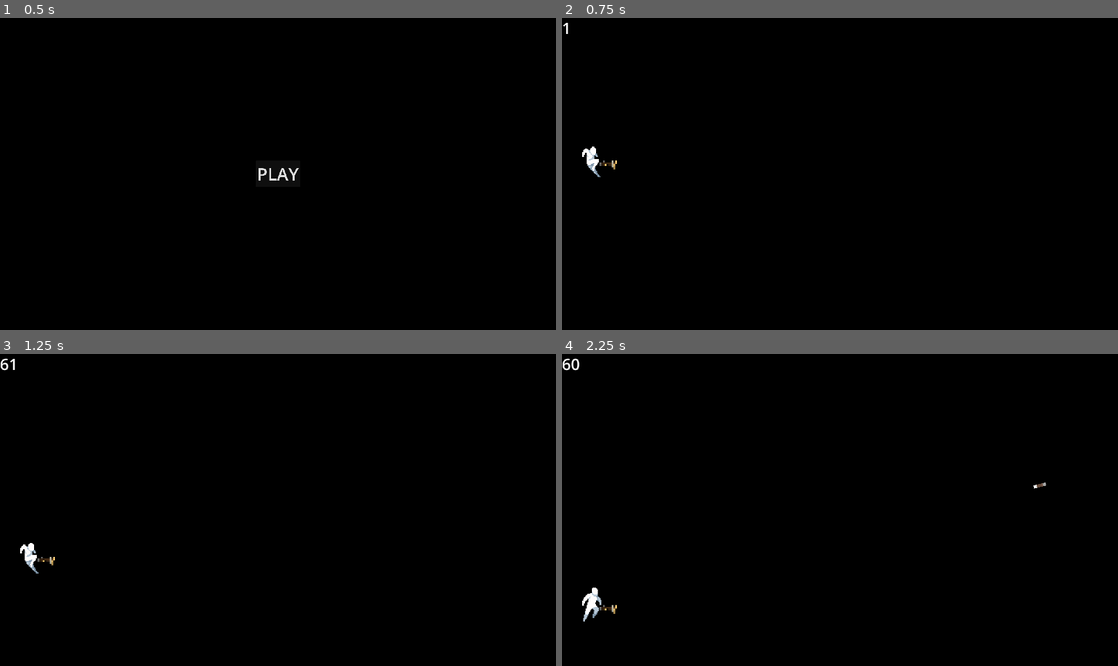
Above: before the commit, frames 1-4 (two rows, left to right).
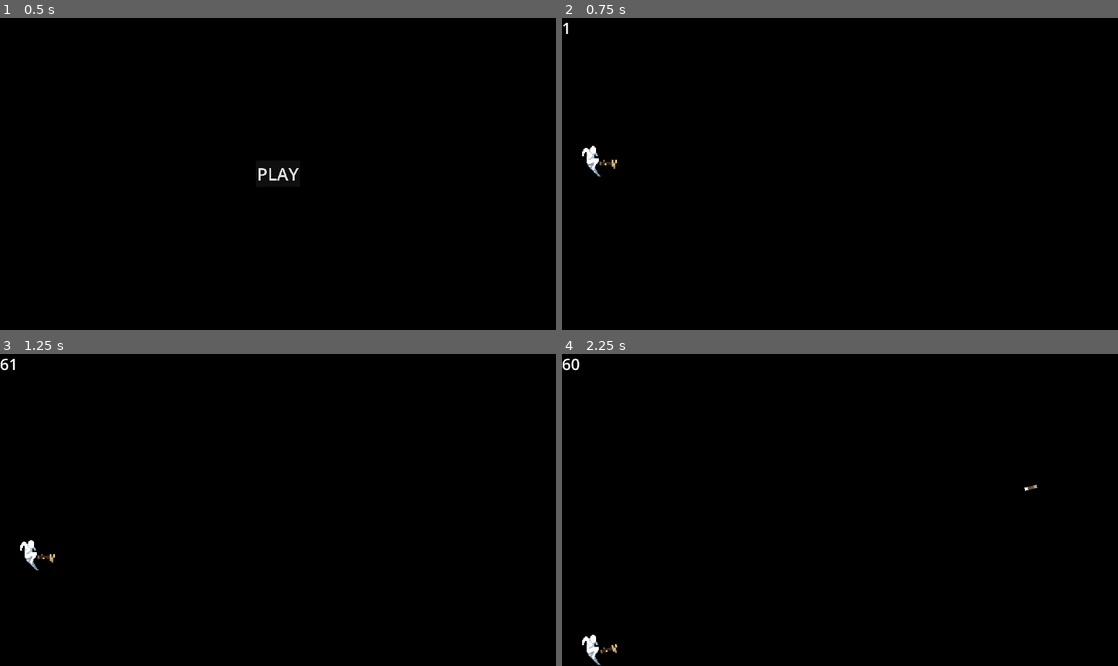
Above: after the commit, the same moments.

Repository: 0-Vanes-0/runner
Game: Godot game, scene res://src/scenes/main_menu.tscn
The game is run twice, just before and just after one commit, with the same random seed, the same clock (stepped at 60 frames per second) and the same inputs.
Inputs (mouse positions are in pixels of both pictures, inside the frame that each line leads up to):
- Up to frame 1 (0.5 s): no input
- Up to frame 2 (0.75 s): click "PLAY" at 0.5 s
- Up to frame 3 (1.25 s): no input
- Up to frame 4 (2.25 s): tap Enter at 1.25 s; move the mouse to (962, 494) at 1.27 s; hold W (jump_up) 1.28-2 s; tap D (dodge) at 1.35 s; click (962, 494) at 1.42 s; drag from (728, 525) to (600, 647) at 2.02 s

Frame 1 is identical in both runs. In frame 2, less than 0.1% of the frame differs, in the area x 3-10%, y 40-52%; in frame 3, 0.2%; in frame 4, 0.5%, in the area x 3-88%, y 41-100%.

Commit message:
State Machine !!!
• Added StateMachine, State base class
• Added PlayerState for inheritance
• Added Run, JumpUp, JumpDown, Dodge, Dead state to player
• Switched platform collision toggle to player collision toggle
• Added ScreenDrag to ShootSensor
• Updated game_model with states of player

Diff:
--- a/src/controls/player_sensor.gd
+++ b/src/controls/player_sensor.gd
@@ -1,7 +1,7 @@
 class_name PlayerSensor
 extends Marker2D
 
-signal swipe(direction: Vector2)
+signal movement(direction: Vector2)
 
 const SWIPE_MAX_DIAGONAL_SLOPE := 1.35
 const SWIPE_MAX_TIME := 0.2 # Else it's drag gesture.
@@ -35,15 +35,15 @@
 					var direction := Vector2(event.position - _touch_start_position).normalized()
 					if abs(direction.x) + abs(direction.y) < SWIPE_MAX_DIAGONAL_SLOPE:
 						if abs(direction.x) > abs(direction.y):
-							swipe.emit(Vector2(sign(direction.x), 0))
+							movement.emit(Vector2(sign(direction.x), 0))
 						else:
-							swipe.emit(Vector2(0, sign(direction.y)))
+							movement.emit(Vector2(0, sign(direction.y)))
 				_timer = 0.0
 				_touch_start_position = Vector2.ZERO
 	elif event is InputEventKey:
 		if event.is_action("jump_up"):
-			swipe.emit(Vector2.UP)
+			movement.emit(Vector2.UP)
 		elif event.is_action("jump_down"):
-			swipe.emit(Vector2.DOWN)
+			movement.emit(Vector2.DOWN)
 		elif event.is_action("dodge"):
-			swipe.emit(Vector2.RIGHT)
+			movement.emit(Vector2.RIGHT)
--- a/src/controls/shoot_sensor.gd
+++ b/src/controls/shoot_sensor.gd
@@ -1,9 +1,11 @@
 class_name ShootSensor
 extends Marker2D
 
-signal tap(position: Vector2)
+signal shoot_activated(target_position: Vector2)
 
 var _size: Vector2
+var _is_shooting: bool
+var _shoot_position: Vector2
 
 
 func _ready():
@@ -12,8 +14,23 @@
 	_size.y = Global.screen_height
 
 
+func _physics_process(_delta):
+	if _is_shooting:
+		shoot_activated.emit(_shoot_position)
+
+
 func _unhandled_input(event):
 	if event is InputEventScreenTouch:
-		if self.position < event.position and event.position < self.position + _size:
+		if _is_position_within(event.position):
 			if event.pressed:
-				tap.emit(event.position)
+				_shoot_position = event.position
+				_is_shooting = true
+			else:
+				_is_shooting = false
+	elif event is InputEventScreenDrag:
+		if _is_position_within(event.position) and _is_shooting:
+			_shoot_position = event.position
+
+
+func _is_position_within(position: Vector2) -> bool:
+	return self.position < position and position < self.position + _size
--- a/src/gameplay/enviroment/platform.gd
+++ b/src/gameplay/enviroment/platform.gd
@@ -20,9 +20,3 @@
 
 func set_one_way(value: bool):
 	$CollisionShape2D.one_way_collision = value
-
-
-func toggle_collision():
-	$CollisionShape2D.disabled = true
-	await get_tree().create_timer(0.1).timeout
-	$CollisionShape2D.disabled = false
--- a/src/gameplay/gunplay/weapons/weapon.gd
+++ b/src/gameplay/gunplay/weapons/weapon.gd
@@ -44,6 +44,7 @@
 	if not _is_shoot_paused():
 		var angle: float = deg_to_rad(spread_angle / 2 * randf()) * (1 if randi_range(0, 1) == 1 else -1)
 		var entity := _init_entity(weapon_resource.shoot_entity_resource, ShootEntity.Owner.PLAYER, start_position, target_position.rotated(angle))
+		self.look_at(target_position)
 #		shoot_entities.append(entity)
 		shoot_field.add_child(entity)
 		shoot_timer = 0
--- a/src/gameplay/player.gd
+++ b/src/gameplay/player.gd
@@ -1,22 +1,29 @@
 class_name Player
 extends CharacterBody2D
-
-const JUMP_MIDDLE_VELOCITY := 200.0
-const DODGE_TIME := 1.0
 
 @export var player_sensor: PlayerSensor
 @export var shoot_sensor: ShootSensor
 @export var shoot_field: Node2D
 
+@export_group("States", "state_")
+@export var state_run: RunPlayerState
+@export var state_jump_up: JumpUpPlayerState
+@export var state_jump_down: JumpDownPlayerState
+@export var state_dodge: DodgePlayerState
+@export var state_dead: DeadPlayerState
+
 var jump_speed: float
-var dodge_timer: float
+var run_speed: float
+var dodge_time: float
 var weapon: Weapon
 
 @onready var is_jump_middle_on: bool = false
 @onready var is_jumping_down: bool = false
 @onready var gravity: float = ProjectSettings.get_setting("physics/2d/default_gravity")
-@onready var sprite: AnimatedSprite2D = $AnimatedSprite2D
-@onready var hitbox: Area2D = $Hitbox
+@onready var sprite := $AnimatedSprite2D as AnimatedSprite2D
+@onready var body_shape := $BodyShape as CollisionShape2D
+@onready var hitbox := $Hitbox as Area2D
+@onready var state_machine := $StateMachine as StateMachine
 
 
 func _ready():
@@ -25,96 +32,25 @@
 	self.set_collision_mask_value(Global.Layers.SHOOT_ENTITY_ENEMY, true)
 	self.set_collision_mask_value(Global.Layers.BOUNDS, true)
 
-	dodge_timer = DODGE_TIME
+	assert(player_sensor != null, "Player Sensor not assigned!")
+	player_sensor.movement.connect(
+		func(direction: Vector2):
+			if direction.x > 0:
+				state_machine.transition_to(state_dodge)
+			elif direction.y > 0:
+				state_machine.transition_to(state_jump_down)
+			elif direction.y < 0:
+				state_machine.transition_to(state_jump_up)
+	)
+	assert(shoot_sensor != null, "Shoot Sensor not assigned!")
+	shoot_sensor.shoot_activated.connect(
+		func(target_position: Vector2):
+			if not state_machine.state is DodgePlayerState:
+				weapon.shoot(self.position + weapon.position, target_position)
+	)
 
-	if player_sensor == null:
-		print_debug("PlayerSensor is null")
-	else:
-		player_sensor.swipe.connect(_move)
-
-	if shoot_sensor == null:
-		print_debug("ShootSensor is null")
-	else:
-		shoot_sensor.tap.connect(_tap_shoot)
-
-	if shoot_field == null:
-		print_debug("ShootField is null")
+	assert(shoot_field != null, "Shoot Field not assigned!")
 
 	weapon = Weapon.new(preload("res://assets/game_recources/weapons/crossbow.tres"), shoot_field)
 	self.add_child(weapon)
 	weapon.position = hitbox.position
-
-
-func _physics_process(delta):
-	self.velocity.y += gravity * delta
-	dodge_timer = dodge_timer + delta if is_dodging() else DODGE_TIME
-	move_and_slide()
-	_check_flags()
-
-
-func _process(delta):
-	_play_animations()
-
-
-func is_dodging() -> bool:
-	return dodge_timer < DODGE_TIME
-
-
-func _check_flags():
-	if self.is_on_floor():
-		is_jump_middle_on = false
-		is_jumping_down = false
-
-
-func _play_animations():
-	if is_on_floor():
-		if is_dodging():
-			sprite.play("dodge")
-		else:
-			sprite.play("run")
-	else:
-		if is_jump_middle_on and abs(self.velocity.y) < JUMP_MIDDLE_VELOCITY:
-			sprite.play("jump_middle")
-		elif self.velocity.y < 0:
-			sprite.play("jump_up")
-		elif self.velocity.y > 0:
-			sprite.play("jump_down")
-
-
-func _move(direction: Vector2):
-	var platform := _get_colliding_platform()
-	var floor_number := 0 if platform == null else platform.floor_number
-	if not is_dodging():
-		if direction.y > 0 and not is_jumping_down:
-			# Jump down:
-			self.velocity.y = direction.y
-			is_jumping_down = true
-			if platform != null and floor_number > 1:
-				platform.toggle_collision()
-
-		if is_on_floor():
-			# Jump up:
-			if direction.y < 0 and floor_number < Global.MAX_FLOORS:
-				self.velocity.y = direction.y * jump_speed
-				is_jump_middle_on = true
-
-			# Dodge:
-			elif direction.x > 0 and not is_dodging():
-				dodge_timer = 0
-				hitbox.monitorable = false
-				await get_tree().create_timer(DODGE_TIME).timeout
-				hitbox.monitorable = true
-
-
-func _get_colliding_platform() -> Platform:
-	for i in self.get_slide_collision_count():
-		var collider = self.get_slide_collision(i).get_collider()
-		if collider is Platform:
-			return collider
-	return null
-
-
-func _tap_shoot(target_position: Vector2):
-	if not is_dodging():
-#		var start_position: Vector2 = $Weapon.position
-		weapon.shoot(self.position + weapon.position, target_position)
--- a/src/gameplay/player.tscn
+++ b/src/gameplay/player.tscn
@@ -34,6 +34,12 @@
 [ext_resource type="Texture2D" uid="uid://bxqfko67ghw3a" path="res://assets/sprites/players/test/test_run_5.png" id="32_vpu3c"]
 [ext_resource type="Texture2D" uid="uid://pocn7jqus55o" path="res://assets/sprites/players/test/test_run_6.png" id="33_1vy2s"]
 [ext_resource type="Texture2D" uid="uid://dy20mswd7pcj7" path="res://assets/sprites/players/test/test_run_7.png" id="34_ykb6c"]
+[ext_resource type="Script" path="res://src/gameplay/state_machine/state_machine.gd" id="35_vkaae"]
+[ext_resource type="Script" path="res://src/gameplay/state_machine/player/run_player_state.gd" id="36_fsq51"]
+[ext_resource type="Script" path="res://src/gameplay/state_machine/player/jump_up_player_state.gd" id="37_iekko"]
+[ext_resource type="Script" path="res://src/gameplay/state_machine/player/jump_down_player_state.gd" id="38_dscwl"]
+[ext_resource type="Script" path="res://src/gameplay/state_machine/player/dead_player_state.gd" id="39_n6ckq"]
+[ext_resource type="Script" path="res://src/gameplay/state_machine/player/dodge_player_state.gd" id="40_inaag"]
 
 [sub_resource type="SpriteFrames" id="SpriteFrames_k2dkm"]
 animations = [{
@@ -79,7 +85,7 @@
 "duration": 1.0,
 "texture": ExtResource("13_brnh2")
 }],
-"loop": true,
+"loop": false,
 "name": &"default",
 "speed": 10.0
 }, {
@@ -122,7 +128,7 @@
 "duration": 1.0,
 "texture": ExtResource("24_bdykr")
 }],
-"loop": true,
+"loop": false,
 "name": &"jump_down",
 "speed": 10.0
 }, {
@@ -130,7 +136,7 @@
 "duration": 1.0,
 "texture": ExtResource("25_aehld")
 }],
-"loop": true,
+"loop": false,
 "name": &"jump_middle",
 "speed": 10.0
 }, {
@@ -138,7 +144,7 @@
 "duration": 1.0,
 "texture": ExtResource("26_2n7hg")
 }],
-"loop": true,
+"loop": false,
 "name": &"jump_up",
 "speed": 10.0
 }, {
@@ -167,7 +173,7 @@
 "duration": 1.0,
 "texture": ExtResource("34_ykb6c")
 }],
-"loop": true,
+"loop": false,
 "name": &"run",
 "speed": 10.0
 }]
@@ -178,16 +184,21 @@
 [sub_resource type="RectangleShape2D" id="RectangleShape2D_hqchl"]
 size = Vector2(20, 100)
 
-[node name="CharacterBody2D" type="CharacterBody2D"]
+[node name="CharacterBody2D" type="CharacterBody2D" node_paths=PackedStringArray("state_run", "state_jump_up", "state_jump_down", "state_dodge", "state_dead")]
 script = ExtResource("1_wg1tk")
+state_run = NodePath("StateMachine/RunPlayerState")
+state_jump_up = NodePath("StateMachine/JumpUpPlayerState")
+state_jump_down = NodePath("StateMachine/JumpDownPlayerState")
+state_dodge = NodePath("StateMachine/DodgePlayerState")
+state_dead = NodePath("StateMachine/DeadPlayerState")
 
 [node name="AnimatedSprite2D" type="AnimatedSprite2D" parent="."]
 scale = Vector2(3, 3)
 sprite_frames = SubResource("SpriteFrames_k2dkm")
-animation = &"run"
+animation = &"dodge"
 offset = Vector2(0, -42)
 
-[node name="CollisionShape2D" type="CollisionShape2D" parent="."]
+[node name="BodyShape" type="CollisionShape2D" parent="."]
 position = Vector2(-30, -5)
 shape = SubResource("RectangleShape2D_ogtel")
 
@@ -197,3 +208,27 @@
 [node name="CollisionShape2D" type="CollisionShape2D" parent="Hitbox"]
 shape = SubResource("RectangleShape2D_hqchl")
 debug_color = Color(0.996078, 0, 0.219608, 0.419608)
+
+[node name="StateMachine" type="Node" parent="." node_paths=PackedStringArray("initial_state")]
+script = ExtResource("35_vkaae")
+initial_state = NodePath("RunPlayerState")
+
+[node name="RunPlayerState" type="Node" parent="StateMachine"]
+script = ExtResource("36_fsq51")
+connections_paths = Array[NodePath]([NodePath("../JumpUpPlayerState"), NodePath("../JumpDownPlayerState"), NodePath("../DodgePlayerState"), NodePath("../DeadPlayerState")])
+
+[node name="JumpUpPlayerState" type="Node" parent="StateMachine"]
+script = ExtResource("37_iekko")
+connections_paths = Array[NodePath]([NodePath("../JumpDownPlayerState"), NodePath("../DeadPlayerState")])
+
+[node name="JumpDownPlayerState" type="Node" parent="StateMachine"]
+script = ExtResource("38_dscwl")
+connections_paths = Array[NodePath]([NodePath("../RunPlayerState"), NodePath("../DeadPlayerState")])
+
+[node name="DodgePlayerState" type="Node" parent="StateMachine"]
+script = ExtResource("40_inaag")
+connections_paths = Array[NodePath]([NodePath("../RunPlayerState"), NodePath("../DeadPlayerState")])
+
+[node name="DeadPlayerState" type="Node" parent="StateMachine"]
+script = ExtResource("39_n6ckq")
+connections_paths = Array[NodePath]([NodePath("")])
--- /dev/null
+++ b/src/gameplay/state_machine/player/dead_player_state.gd
@@ -0,0 +1,24 @@
+class_name DeadPlayerState
+extends PlayerState
+
+const ANIM := "dead"
+
+
+func enter(msg := ""):
+	super.enter(msg)
+	player.sprite.play(ANIM)
+	player.sprite.set_frame_and_progress(0, 0.0)
+	player.run_speed = 0.0
+
+	player.weapon.look_at(player.position + player.weapon.position + Vector2.RIGHT)
+	var tween = get_tree().create_tween()
+	tween.tween_property(
+		player.weapon,
+		"position",
+		Vector2(player.weapon.position.x, player.body_shape.position.y),
+		0.5
+	).set_ease(Tween.EASE_IN)
+
+
+func physics_update(delta: float):
+	apply_player_gravity(delta)
--- /dev/null
+++ b/src/gameplay/state_machine/player/dodge_player_state.gd
@@ -0,0 +1,22 @@
+class_name DodgePlayerState
+extends PlayerState
+
+const ANIM := "dodge"
+var timer: float
+
+
+func enter(msg := ""):
+	super.enter(msg)
+	player.sprite.play(ANIM)
+	player.sprite.set_frame_and_progress(0, 0.0)
+	timer = 0.0
+	player.hitbox.monitorable = false
+
+
+func physics_update(delta: float):
+#	if player.get_health() <= 0:
+#		state_machine.transition_to("Dead")
+	timer += delta
+	if timer > player.dodge_time:
+		player.hitbox.monitorable = true
+		state_machine.transition_to(player.state_run)
--- /dev/null
+++ b/src/gameplay/state_machine/player/jump_down_player_state.gd
@@ -0,0 +1,32 @@
+class_name JumpDownPlayerState
+extends PlayerState
+
+const ANIM := "jump_down"
+var is_passing_platform: bool
+
+
+func can_go_to_state() -> bool:
+	var platform := get_colliding_platform()
+	return platform == null or platform.floor_number > 1
+
+
+func enter(msg := ""):
+	super.enter(msg)
+	player.sprite.play(ANIM)
+	player.sprite.set_frame_and_progress(0, 0.0)
+	player.velocity.y = 0.0
+	var platform := get_colliding_platform()
+	if platform != null:
+		is_passing_platform = true
+		player.body_shape.disabled = true
+		await get_tree().create_timer(Global.JUMP_DOWN_DISABLE_TIME).timeout
+		player.body_shape.disabled = false
+		is_passing_platform = false
+
+
+func physics_update(delta: float):
+#	if player.get_health() <= 0:
+#		state_machine.transition_to("Dead")
+	if not is_passing_platform and get_colliding_platform() != null:
+		state_machine.transition_to(player.state_run)
+	apply_player_gravity(delta)
--- /dev/null
+++ b/src/gameplay/state_machine/player/jump_up_player_state.gd
@@ -0,0 +1,25 @@
+class_name JumpUpPlayerState
+extends PlayerState
+
+const ANIM := "jump_up"
+
+
+func can_go_to_state() -> bool:
+	var platform := get_colliding_platform()
+	var floor_number := 0 if platform == null else platform.floor_number
+	return player.is_on_floor() and floor_number < Global.MAX_FLOORS
+
+
+func enter(msg := ""):
+	super.enter(msg)
+	player.sprite.play(ANIM)
+	player.sprite.set_frame_and_progress(0, 0.0)
+	player.velocity.y = Vector2.UP.y * player.jump_speed
+
+
+func physics_update(delta: float):
+#	if player.get_health() <= 0:
+#		state_machine.transition_to("Dead")
+	apply_player_gravity(delta)
+	if player.velocity.y > 0:
+		state_machine.transition_to(player.state_jump_down)
--- /dev/null
+++ b/src/gameplay/state_machine/player/player_state.gd
@@ -0,0 +1,24 @@
+class_name PlayerState
+extends State
+
+var player: Player
+
+
+func _ready():
+	assert(owner != null)
+	await owner.ready
+	player = owner as Player
+	assert(player != null)
+
+
+func apply_player_gravity(delta: float):
+	player.velocity.y += player.gravity * delta
+	player.move_and_slide()
+
+
+func get_colliding_platform() -> Platform:
+	for i in player.get_slide_collision_count():
+		var collider = player.get_slide_collision(i).get_collider()
+		if collider is Platform:
+			return collider
+	return null
--- /dev/null
+++ b/src/gameplay/state_machine/player/run_player_state.gd
@@ -0,0 +1,23 @@
+class_name RunPlayerState
+extends PlayerState
+
+const ANIM := "run"
+
+
+func enter(msg := ""):
+	super.enter(msg)
+	player.sprite.play(ANIM)
+	player.sprite.set_frame_and_progress(0, 0.0)
+
+
+func physics_update(delta: float):
+#	if player.get_health() <= 0:
+#		state_machine.transition_to("Dead")
+	apply_player_gravity(delta)
+	if get_colliding_platform() == null:
+		state_machine.transition_to(player.state_jump_down)
+
+
+func update(delta: float):
+	if not player.sprite.is_playing():
+		player.sprite.play(ANIM)
--- /dev/null
+++ b/src/gameplay/state_machine/state.gd
@@ -0,0 +1,44 @@
+class_name State
+extends Node
+# Virtual base class for all states.
+# Nathan Lovato Copyright
+
+@export var connections_paths: Array[NodePath]
+var connections: Array[State]
+
+
+var state_machine: StateMachine = null
+
+
+func can_go_to_state() -> bool:
+	return true
+
+
+# Virtual function. Receives events from the `_unhandled_input()` callback.
+func handle_input(event: InputEvent):
+	pass
+
+
+# Virtual function. Corresponds to the `_process()` callback.
+func update(delta: float):
+	pass
+
+
+# Virtual function. Corresponds to the `_physics_process()` callback.
+func physics_update(delta: float):
+	pass
+
+
+# Virtual function. Called by the state machine upon changing the active state. The `msg` parameter is a dictionary with arbitrary data the state can use to initialize itself.
+func enter(msg := ""):
+	assert(not connections_paths.is_empty(), "No connections for State!")
+	if connections_paths.size() == 1 and connections_paths[0].is_empty():
+		connections.resize(1)
+	else:
+		connections.assign(connections_paths.map(get_node))
+	assert(not connections.is_empty(), "Bad convertion for connections array!")
+
+
+# Virtual function. Called by the state machine before changing the active state. Use this function to clean up the state.
+func exit():
+	pass
--- /dev/null
+++ b/src/gameplay/state_machine/state_machine.gd
@@ -0,0 +1,62 @@
+class_name StateMachine
+extends Node
+# Generic state machine. Initializes states and delegates engine callbacks (_physics_process, _unhandled_input) to the active state.
+# Nathan Lovato Copyright
+
+# Emitted when transitioning to a new state.
+signal transitioned(state_name: StringName)
+# Path to the initial active state. We export it to be able to pick the initial state in the inspector.
+@export var initial_state: State
+# The current active state. At the start of the game, we get the `initial_state`.
+@onready var state: State = get_node(initial_state.get_path())
+const HISTORY_SIZE := 5
+var state_history: Array[State] = []
+
+
+func _ready():
+	assert(owner != null)
+	await owner.ready
+	for child in get_children():
+		if child is State:
+			child.state_machine = self
+	state.enter()
+	_add_to_history(state)
+
+
+func _unhandled_input(event: InputEvent):
+	state.handle_input(event)
+
+
+func _process(delta: float):
+	state.update(delta)
+
+
+func _physics_process(delta: float):
+	state.physics_update(delta)
+
+
+func transition_to(target_state: State, msg := ""):
+	var can_transition: bool = (
+		self.has_node(target_state.get_path())
+		and state.connections.has(target_state)
+		and target_state.can_go_to_state()
+	)
+	if can_transition:
+		state.exit()
+		state = target_state
+		state.enter(msg)
+		transitioned.emit(state.name)
+		_add_to_history(state)
+
+
+func _add_to_history(state: State):
+	if state_history.size() == HISTORY_SIZE:
+		state_history.pop_back()
+	state_history.push_front(state)
+
+
+func get_prevoius_state(state: State) -> State:
+	var i := state_history.find(state)
+	if i != -1 and i+1 < HISTORY_SIZE and state_history[i+1] != null:
+		return state_history[i+1]
+	return null
--- a/src/scenes/game.tscn
+++ b/src/scenes/game.tscn
@@ -45,13 +45,13 @@
 
 [node name="Segments" type="Node2D" parent="Level"]
 
-[node name="Enemies" type="Node2D" parent="Level"]
-
-[node name="Player" parent="Level" node_paths=PackedStringArray("player_sensor", "shoot_sensor", "shoot_field") instance=ExtResource("2_00gd8")]
+[node name="Player" parent="Level" node_paths=PackedStringArray("player_sensor", "shoot_sensor", "shoot_field") instance=ExtResource("2_gh8y5")]
 position = Vector2(240, 0)
 player_sensor = NodePath("../../PlayerSensor")
 shoot_sensor = NodePath("../../ShootSensor")
 shoot_field = NodePath("../ShootField")
+
+[node name="Enemies" type="Node2D" parent="Level"]
 
 [node name="ShootField" type="Node2D" parent="Level"]
 
--- a/src/scenes/game_level_handler.gd
+++ b/src/scenes/game_level_handler.gd
@@ -1,13 +1,10 @@
 extends Node2D
 
-signal level_complete
-
+var segments_length_x: float
+var is_level_complete: bool
 @onready var player: Player = $Player
 @onready var segments: Node2D = $Segments
 @onready var bounds: StaticBody2D = $Bounds
-var segments_speed: float
-var segments_length_x: float
-var is_level_complete: bool
 
 
 func _ready():
@@ -19,12 +16,11 @@
 		segments_length_x += segment.get_width()
 		segments.add_child(segment, true)
 
-	segments_speed = Global.screen_width / 2
-
 	player.position = Vector2(100, height / 2)
-
+	player.run_speed = Global.screen_width / 2
 	var jump_height: float = (height - Platform.SIZE.y) / Global.MAX_FLOORS + Platform.SIZE.y
 	player.jump_speed = sqrt(2 * player.gravity * jump_height)
+	player.dodge_time = 1.0
 
 	($Bounds/Top.shape as SegmentShape2D).a = Vector2(0, 0)
 	($Bounds/Top.shape as SegmentShape2D).b = Vector2(Global.screen_width, 0)
@@ -41,18 +37,18 @@
 	if segments_length_x > Global.screen_width:
 		for child in segments.get_children():
 			if child is Segment:
-				child.position.x -= delta * segments_speed
+				child.position.x -= delta * player.run_speed
 				if child.position.x + child.get_width() < 0:
 					child.queue_free()
-		segments_length_x -= delta * segments_speed
+		segments_length_x -= delta * player.run_speed
 	elif not is_level_complete:
 		is_level_complete = true
 		_on_level_complete()
 
 
 func _on_level_complete():
-	level_complete.emit()
 	(get_tree().current_scene.get_node("HUD/Button") as Button).visible = true
+	player.state_machine.transition_to(player.state_dead)
 
 
 func _on_reset_pressed():
--- a/src/singletons/Global.gd
+++ b/src/singletons/Global.gd
@@ -13,6 +13,7 @@
 	BOUNDS = 6,
 }
 const MAX_FLOORS := 4
+const JUMP_DOWN_DISABLE_TIME := 0.1
 var screen_width: int; var screen_height: int; var ratio := ":"
 
 
Not shown: 1 places in src/gameplay/player.tscn that only renumber resources
Not shown: 1 places in src/scenes/game.tscn that only renumber resources
Not shown, changed: game_model.drawio
